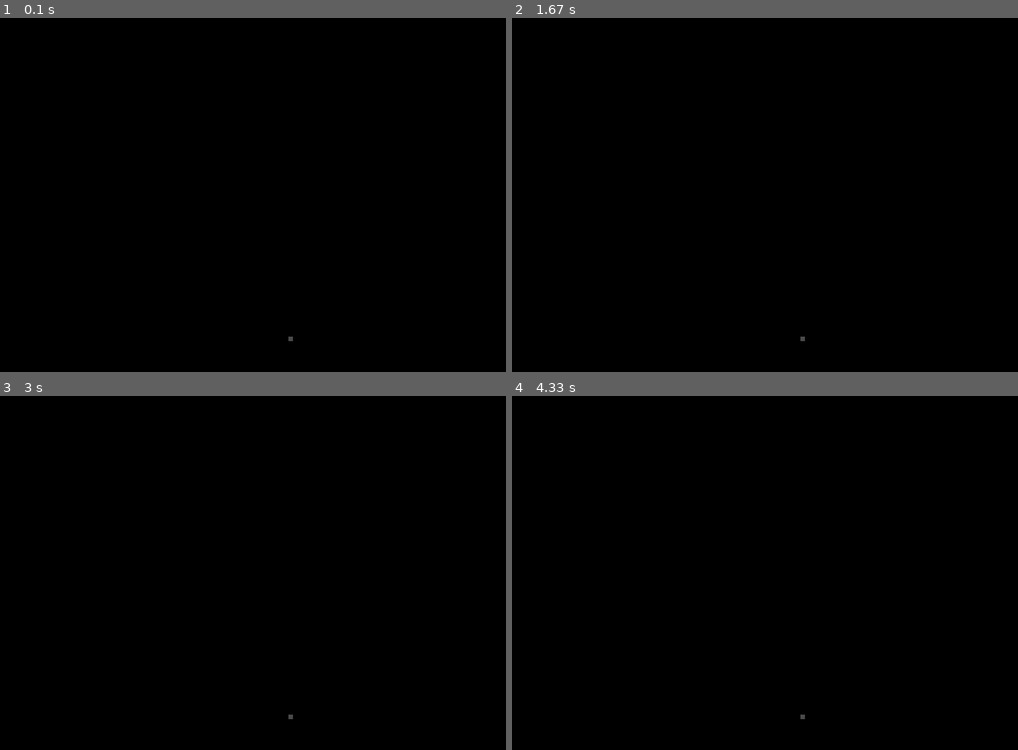
Above: before the commit, frames 1-4 (two rows, left to right).
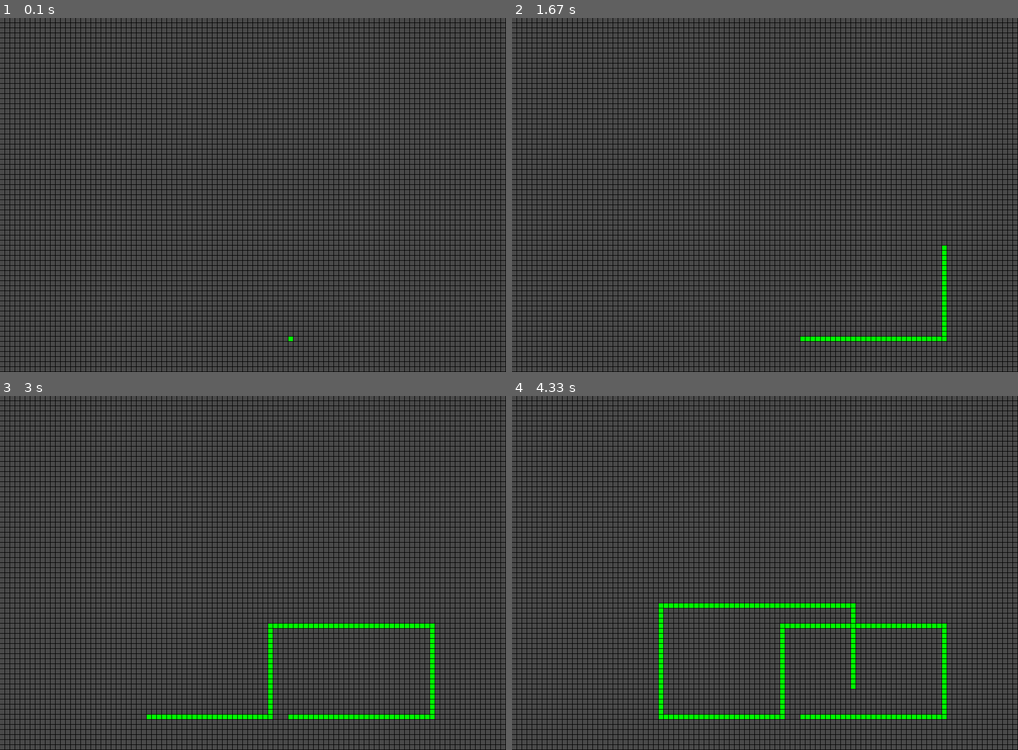
Above: after the commit, the same moments.

Repository: hsadler/learn-pygame
Game: pygame game, started from my_games/grid_trail.py
Two runs of this game, one before a commit and one after it. Both use one fixed random seed, a clock stepped at 60 frames per second and the inputs below.
Inputs:
- Up to frame 1 (0.1 s): no input
- Up to frame 2 (1.67 s): hold D 0.33-0.8 s; hold W 0.83-1.13 s
- Up to frame 3 (3 s): hold A 1.67-2.2 s; hold S 2.23-2.53 s; hold A 2.57-2.97 s
- Up to frame 4 (4.33 s): hold W 3-3.37 s; hold D 3.4-4.03 s; hold S from 4.07 s (still down)

The runs differ from the first frame. In frame 1, 79% of the frame differs, in the area x 0-100%, y 0-100%; in frame 2, 79%; in frame 3, 79%; in frame 4, 80%.

Commit message:
get grid_trail game working with some bugs

Diff:
--- a/my_games/grid_trail.py
+++ b/my_games/grid_trail.py
@@ -58,17 +58,11 @@
 			BLOCK_STROKE_PX_WIDTH * -1,
 			BLOCK_STROKE_PX_WIDTH * -1
 		)
-		self.surface.fill(color=BLOCK_COLOR, rect=block_color_rect)
-	def update_init(self):
+		self.surface.fill(color=color, rect=block_color_rect)
+	def update(self, is_selected=False):
+		color = BLOCK_SELECTED_COLOR if is_selected else BLOCK_COLOR
 		self.draw_color(
-			color=BLOCK_COLOR,
-			stroke_color=BLOCK_STROKE_COLOR,
-			stroke_width=BLOCK_STROKE_PX_WIDTH
-		)
-		super().update()
-	def update_selected(self):
-		self.draw_color(
-			color=BLOCK_SELECTED_COLOR,
+			color=color,
 			stroke_color=BLOCK_STROKE_COLOR,
 			stroke_width=BLOCK_STROKE_PX_WIDTH
 		)
@@ -84,11 +78,13 @@
 		})
 
 class Grid():
+
+	DIRECTION_UP = 'up'
+	DIRECTION_DOWN = 'down'
+	DIRECTION_LEFT = 'left'
+	DIRECTION_RIGHT = 'right'
+
 	def __init__(self, screen, width, height, block_size):
-		DIRECTION_UP = 'up'
-		DIRECTION_DOWN = 'down'
-		DIRECTION_LEFT = 'left'
-		DIRECTION_RIGHT = 'right'
 		self.width = width
 		self.height = height
 		self.block_width_px = block_size[0]
@@ -111,11 +107,12 @@
 				self.block_list.append(block)
 				row.append(block)
 			self.grid.append(row)
-	def update_init(self):
+	def update(self):
 		for block in self.block_list:
-			block.update_init()
+			is_selected = self.selected_block == block
+			block.update(is_selected=is_selected)
 	def update_selected(self):
-		self.selected_block.update_selected()
+		self.selected_block.update(is_selected=True)
 	def get_updated_rect(self):
 		return self.selected_block.get_pos_rect()
 	def select_block(self, block):
@@ -126,6 +123,17 @@
 		x, y = grid_index
 		block = self.grid[y][x]
 		return block
+	def get_direction_from_user_input(self):
+		pressed = pygame.key.get_pressed()
+		if pressed[pygame.K_w]:
+			return self.DIRECTION_UP
+		elif pressed[pygame.K_d]:
+			return self.DIRECTION_RIGHT
+		elif pressed[pygame.K_a]:
+			return self.DIRECTION_LEFT
+		elif pressed[pygame.K_s]:
+			return self.DIRECTION_DOWN
+		return None
 	def get_adjacent_block_from_selected(self, direction):
 		x, y = self.selected_block.get_grid_index()
 		if direction == self.DIRECTION_UP:
@@ -152,14 +160,14 @@
 	screen = pygame.display.set_mode((SCREEN_PX_WIDTH, SCREEN_PX_HEIGHT))
 
 	# background
-	background = GameObject(
-		surface=pygame.Surface(screen.get_size()),
-		parent=screen,
-		x_pos=0,
-		y_pos=0
-	)
-	background.surface.fill(color=BG_COLOR)
-	background.update()
+	# background = GameObject(
+	# 	surface=pygame.Surface(screen.get_size()),
+	# 	parent=screen,
+	# 	x_pos=0,
+	# 	y_pos=0
+	# )
+	# background.surface.fill(color=BG_COLOR)
+	# background.update()
 
 	# grid
 	grid = Grid(
@@ -171,7 +179,7 @@
 	# set random block as selected
 	grid.select_random_block()
 	# update all the blocks in the grid as initialization step
-	grid.update_init()
+	grid.update()
 
 	# initialize with entire display update
 	pygame.display.update()
@@ -188,13 +196,20 @@
 				if event.key == pygame.K_ESCAPE or event.unicode == 'q':
 					running = False
 
-		# TODO: block selection logic based on user input here...
+		# block selection based on user input
+		direction = grid.get_direction_from_user_input()
+		if direction is not None:
+			new_selected_block = grid.get_adjacent_block_from_selected(
+				direction=direction
+			)
+			grid.select_block(new_selected_block)
 
 		# update game objects
-		background.update()
+		# background.update()
+		# grid.update()
 		grid.update_selected()
 
-		# update display only highlight blocks
+		# update display only selected block
 		pygame.display.update(grid.get_updated_rect())
 
 
